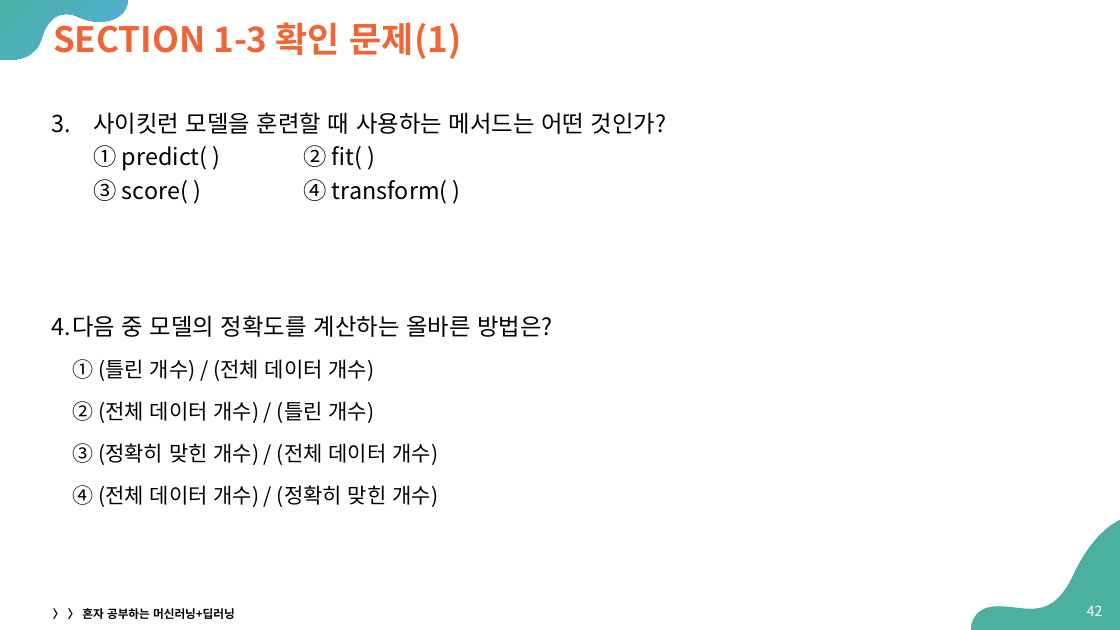
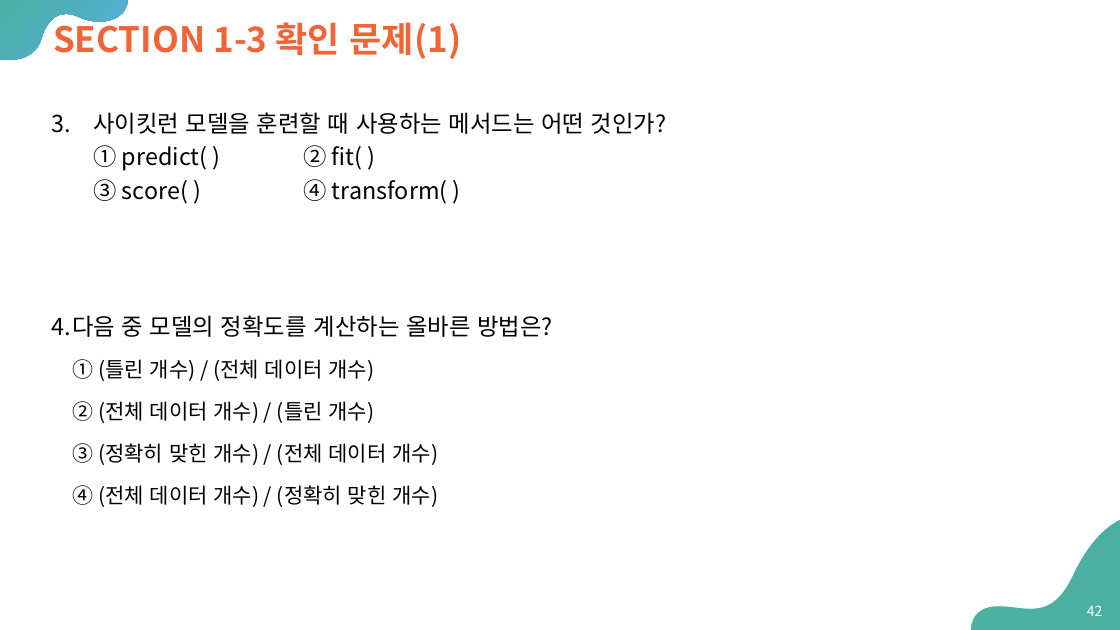
Before and after one commit to Sangdon-Park/Sangdon-Park.github.io, a slide deck: slide 42 of data/인공지능/01 - 인공지능개요.pptx. Drawn at 1120x630 pixels with LibreOffice and Linux fonts; fonts in the diff are those of the drawing. Boxes give left, top, right and bottom in pixels: in the first picture for what was removed or moved away, otherwise in the second. Text is boxed around its words. In the diff, an @@ line names an element or a change of style, - is before the commit and + after.

```diff
--- a/data/인공지능/01 - 인공지능개요.pptx
+++ b/data/인공지능/01 - 인공지능개요.pptx
@@ text removed at <box>53,608,235,619</box> @@
-〉 〉 혼자 공부하는 머신러닝+딥러닝
```
Also in this commit, not shown: 39 other slides changed, 2 other files.
